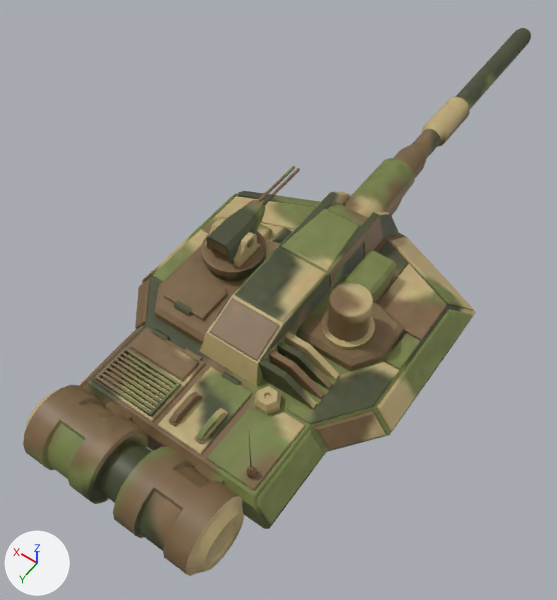
An edit to the FBX model TankWar2/Resources/fbx/TankTurret.fbx, drawn before and after from the same camera.
Rendered twice from a 50 mm lens placed at (-0.00569, 0.00975, 0.01534), pointed at (0.00061, 0.00094, 0.00149). The lights are fixed; the arrows at lower left show +X, +Y and +Z. Where no turn or scale is listed for an object, it has been applied to the vertices.

In view in the first picture: 'TankTop'.
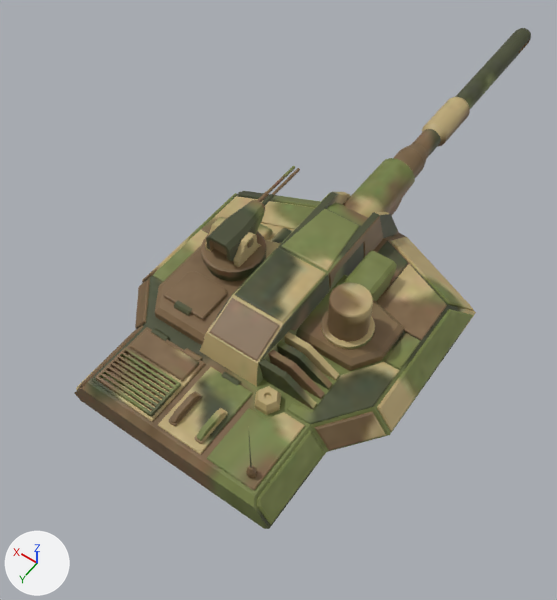
What differs and where, as boxes [x1, y1, x2, y2] in the pictures (557 x 600 px):
'TankTop', reshaped (10% narrower, 9% shorter): before [23, 28, 531, 576]; after [75, 28, 531, 529]
part 1 of me_mesh_001, deleted (brown): before [23, 385, 244, 576]

What changed in the scene script:
```text
Change me_mesh_001:
    used by ob_tanktop; location = (0.00016, 0.00157, 0.00271)
    remove me_mesh_001.from_pydata(...)  # 2196 vertices, 1952 faces; spans x -0.0034..0.0031, y -0.0119..0.0056, z -0.0013..0.0015
    add me_mesh_001.from_pydata(...)  # 1781 vertices, 1522 faces; spans x -0.0034..0.0031, y -0.0119..0.005, z -0.0013..0.0015
    me_mesh_001 part 1: 415 vertices removed from x -0.0023..0.002, y 0.0039..0.0056, z -0.0011..0.0005
```
